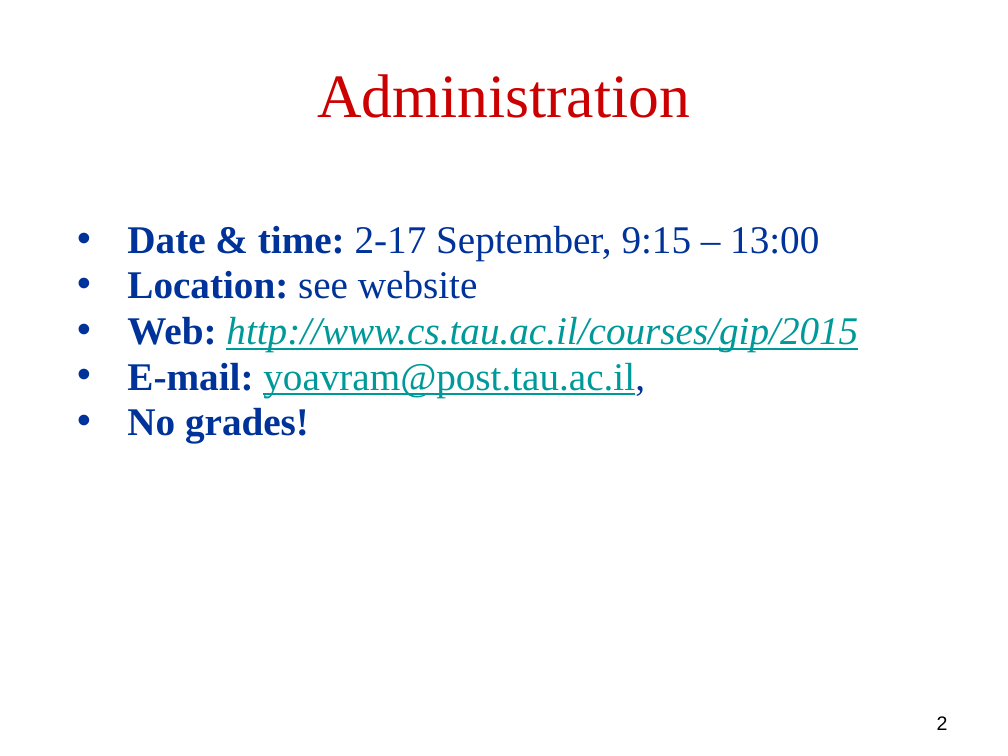
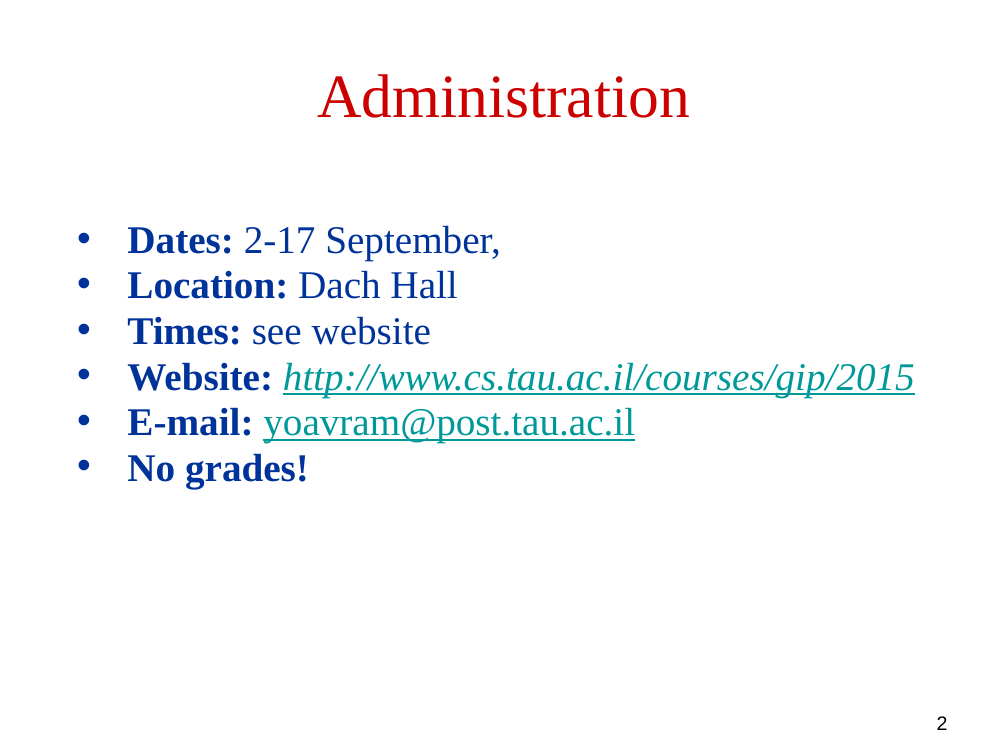
Before and after one commit to robintux/gip, a slide deck: slide 2 of Sessions/1/gip1.pptx. Drawn at 1008x756 pixels with LibreOffice and Linux fonts; fonts in the diff are those of the drawing. Boxes give left, top, right and bottom in pixels: in the first picture for what was removed or moved away, otherwise in the second. Text is boxed around its words. In the diff, an @@ line names an element or a change of style, - is before the commit and + after.

```diff
--- a/Sessions/1/gip1.pptx
+++ b/Sessions/1/gip1.pptx
@@ text at [127, 225, 915, 443]: text changed @@
-• Date & time: 2-17 September, 9:15 – 13:00
-• Location: see website
-• Web: http://www.cs.tau.ac.il/courses/gip/2015
-• E-mail: yoavram@post.tau.ac.il,
+• Dates: 2-17 September,
+• Location: Dach Hall
+• Times: see website
+• Website: http://www.cs.tau.ac.il/courses/gip/2015
+• E-mail: yoavram@post.tau.ac.il
```
Also in this commit, not shown: 8 other slides changed.
